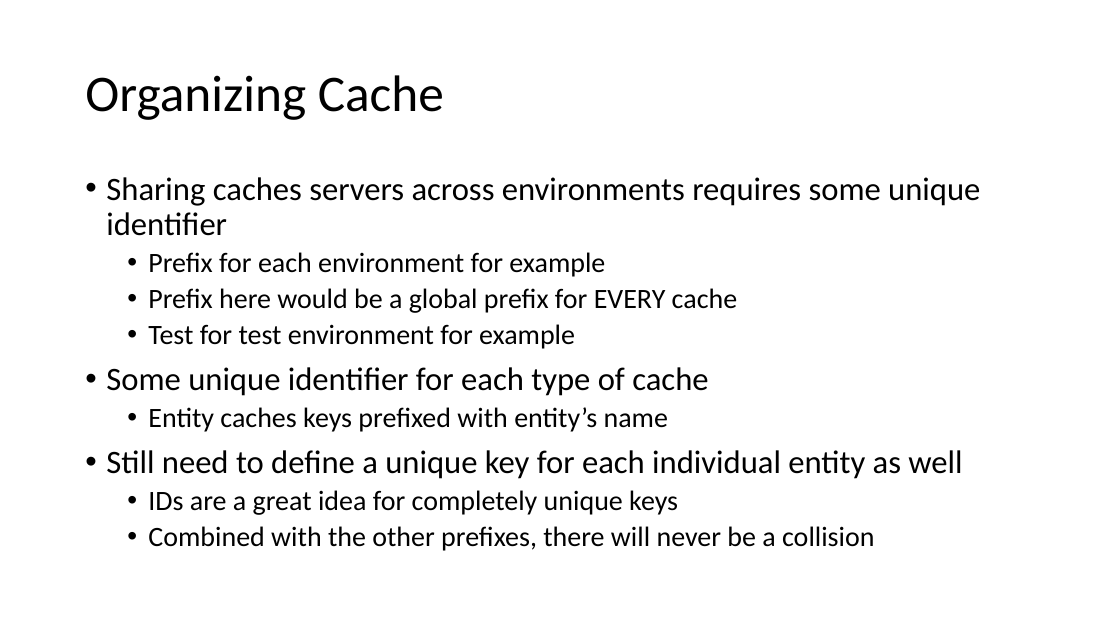
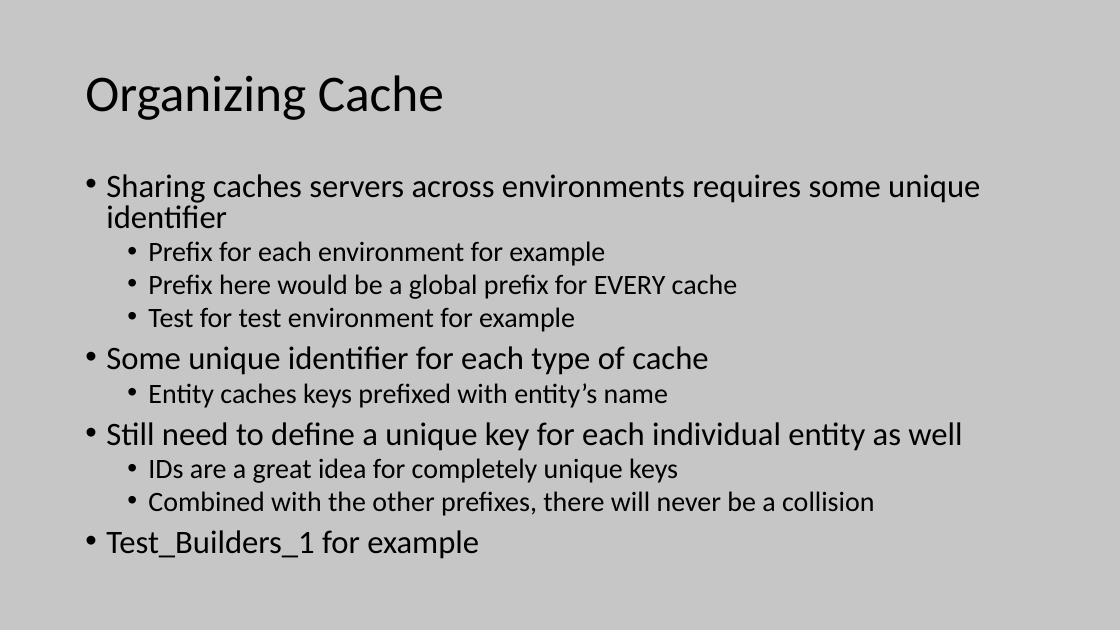
Before and after one commit to knodel12/Slides, a slide deck: slide 4 of 2019_07_24_UserGroup/Advanced troubleshooting and performance tuning in NET.pptx. Drawn at 1120x630 pixels with LibreOffice and Linux fonts; fonts in the diff are those of the drawing. Boxes give left, top, right and bottom in pixels: in the first picture for what was removed or moved away, otherwise in the second. Text is boxed around its words. In the diff, an @@ line names an element or a change of style, - is before the commit and + after.

```diff
--- a/2019_07_24_UserGroup/Advanced troubleshooting and performance tuning in NET.pptx
+++ b/2019_07_24_UserGroup/Advanced troubleshooting and performance tuning in NET.pptx
@@ background #FFFFFF to #C6C6C6 @@
@@ text at bbox=[106, 174, 980, 516]: line spacing 0.9 to 0.8 @@
@@ text at bbox=[106, 530, 479, 559]: paragraph added @@
+• Test_Builders_1 for example
```
Also in this commit, not shown: 6 other slides changed, 1 slide added, 2 other files.
